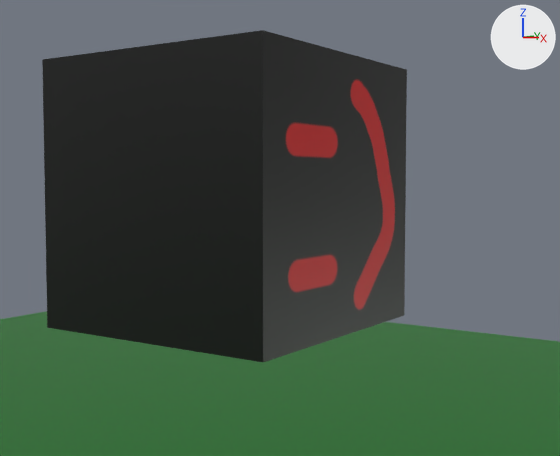
The Blender file assets/Untitled.blend, before and after one commit.
Camera for both pictures: a 50 mm camera at (3.72, -4.82, 6.06) aimed at (-0.61, 1.54, 5.59). Arrows for +X, +Y and +Z are at upper right; the lights stay in place. The older version comes first.

Objects in the first picture: 'Cube', 'Plane(ish)'.
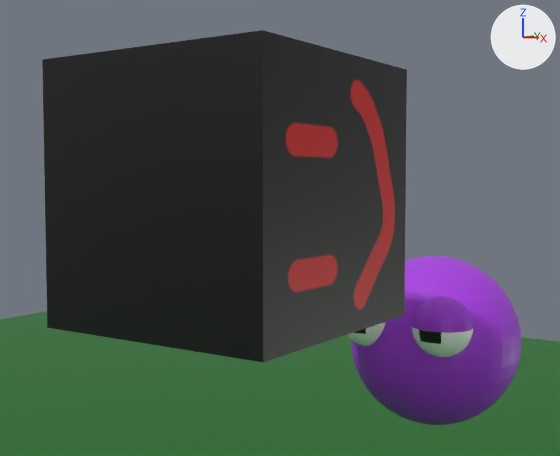
What the commit changed:
Material 'iris.001' (mat_iris_001) is new.
Its base color is (0.0, 0.0, 0.0) (black #000000).
Material 'eye' (mat_eye) is new.
Its base color is (1.0, 1.0, 1.0) (white #ffffff).
Material 'eyelid' (mat_eyelid) is new.
Its base color is (0.418, 0.0437, 0.799) (purple #ad3be7).
Material 'body' (mat_body) is new.
Its base color is (0.418, 0.0437, 0.799) (purple #ad3be7).
Material 'eyelid.001' (mat_eyelid_001) is new.
Its base color is (0.418, 0.0437, 0.799) (purple #ad3be7).
Material 'eye.001' (mat_eye_001) is new.
Its base color is (1.0, 1.0, 1.0) (white #ffffff).
Material 'iris' (mat_iris) is new.
Its base color is (0.0, 0.0, 0.0) (black #000000).
Mesh me_sphere is new.
It has 1726 vertices, 1824 faces and spans x -3.21..3.24, y -3.05..3.05, z -3.11..2.98.
Faces by material slot: [248, 8, 256, 248, 8, 256, 800].
It uses material mat_eye (white #ffffff).
It uses material mat_iris (black #000000).
It uses material mat_eyelid (purple #ad3be7).
It uses material mat_eye_001 (white #ffffff).
It uses material mat_iris_001 (black #000000).
It uses material mat_eyelid_001 (purple #ad3be7).
It uses material mat_body (purple #ad3be7).
Object 'protag' (ob_protag) is new; it shows me_sphere.
Its location is (0.052, 3.81, 4.181).
Its rotation in degrees is (0, 0, -92).
Its scale is (0.328, 0.328, 0.328).

Location of each change, (x1, y1, x2, y2) in pixels of the pictures (560 x 456 px):
'protag', added
    after: (347, 256, 521, 425)
    faces in mat_body (purple #ad3be7): (351, 256, 521, 425)
    faces in mat_eyelid_001 (purple #ad3be7): (412, 296, 473, 333)
    faces in mat_eye_001 (white #ffffff): (412, 327, 473, 357)
    faces in mat_eye (white #ffffff): (347, 323, 385, 346)
    faces in mat_iris_001 (black #000000): (419, 330, 441, 344)
